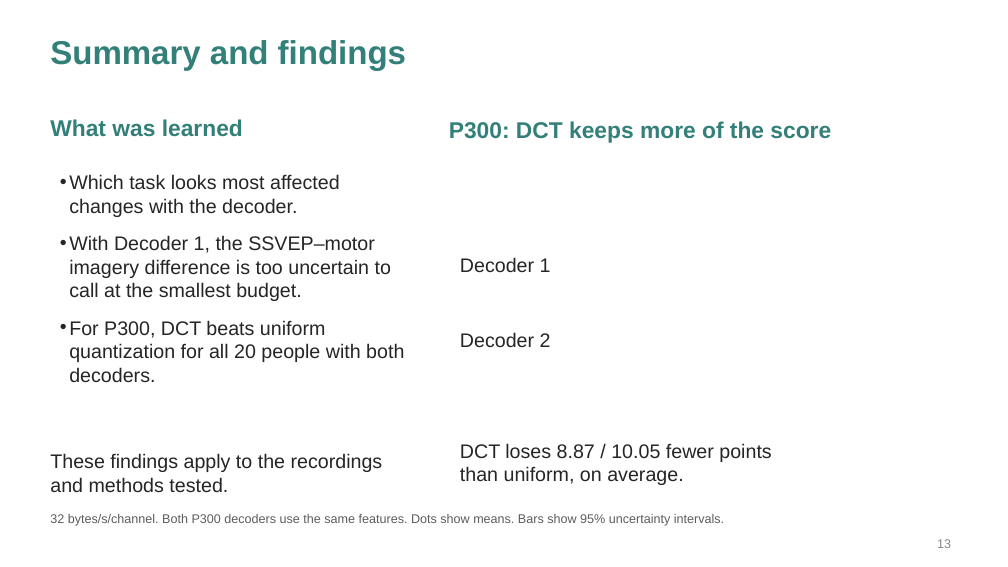
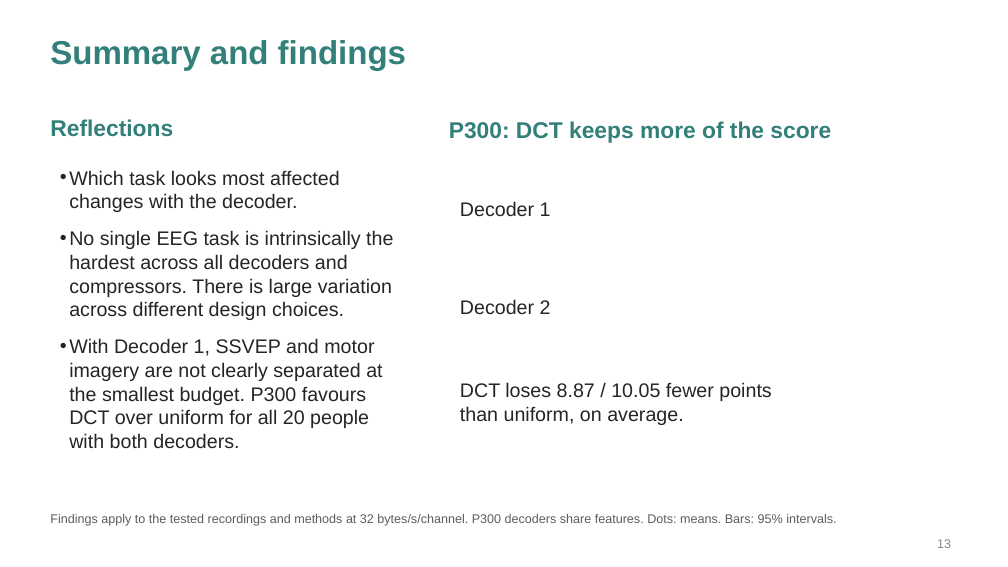
Before and after one commit to Deb044/DataCompression, a slide deck: slide 13 of output/presentation/every-bit-of-the-brain.pptx. Drawn at 1008x567 pixels with LibreOffice and Linux fonts; fonts in the diff are those of the drawing. Boxes give left, top, right and bottom in pixels: in the first picture for what was removed or moved away, otherwise in the second. Text is boxed around its words. In the diff, an @@ line names an element or a change of style, - is before the commit and + after.

```diff
--- a/output/presentation/every-bit-of-the-brain.pptx
+++ b/output/presentation/every-bit-of-the-brain.pptx
@@ text at bbox=[50, 119, 173, 137]: text changed @@
-What was learned
+Reflections
@@ text "Decoder 1": place and size @@
-text "Decoder 1" at bbox=[460, 257, 551, 272]
+text "Decoder 1" at bbox=[460, 201, 551, 216]
@@ text at bbox=[69, 230, 393, 449]: text changed @@
-• With Decoder 1, the SSVEP–motor imagery difference is too uncertain to call at the smallest budget.
-• For P300, DCT beats uniform quantization for all 20 people with both decoders.
+• No single EEG task is intrinsically the hardest across all decoders and compressors. There is large variation across different design choices.
+• With Decoder 1, SSVEP and motor imagery are not clearly separated at the smallest budget. P300 favours DCT over uniform for all 20 people with both decoders.
@@ text "Decoder 2": place and size @@
-text "Decoder 2" at bbox=[460, 332, 551, 347]
+text "Decoder 2" at bbox=[460, 299, 551, 314]
@@ text "DCT loses 8.87 / 10.05 ...": place and size @@
-text "DCT loses 8.87 / 10.05 ..." at bbox=[460, 443, 771, 485]
+text "DCT loses 8.87 / 10.05 ..." at bbox=[460, 382, 771, 425]
@@ text removed at bbox=[50, 453, 383, 492] @@
-These findings apply to the recordings
-and methods tested.
@@ text at bbox=[50, 514, 836, 526]: text changed @@
-32 bytes/s/channel. Both P300 decoders use the same features. Dots show means. Bars show 95% uncertainty intervals.
+Findings apply to the tested recordings and methods at 32 bytes/s/channel. P300 decoders share features. Dots: means. Bars: 95% intervals.
```
Also in this commit, not shown: 7 other slides changed, 5 other files.
